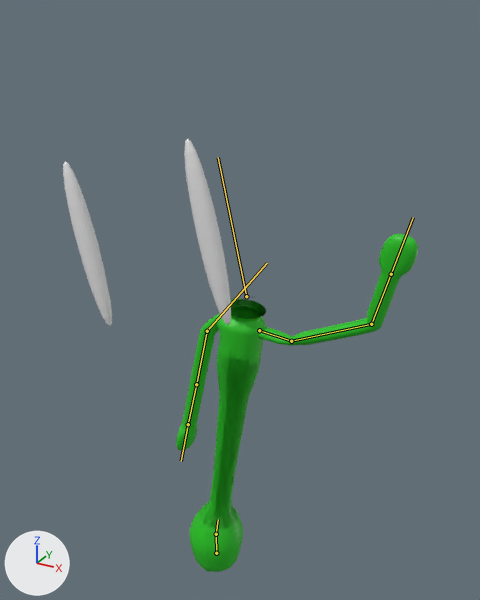
The FBX model PrOUJETO/Assets/Arte/FireFlySprout_02.fbx, before and after one commit.
Both versions are drawn from a 50 mm lens placed at (2.38, -3.89, 3.41), pointed at (0.18, 0.11, 1.41). Every picture has the same lights, and +X, +Y and +Z are marked at lower left. Both versions are drawn at frame 1 of the action 'Armature|Hi_Menu'; the numbers are the values there. The bones that bend it are drawn over the model as lines.

In view in the first picture: 'BaseBody', 'Sphere'.
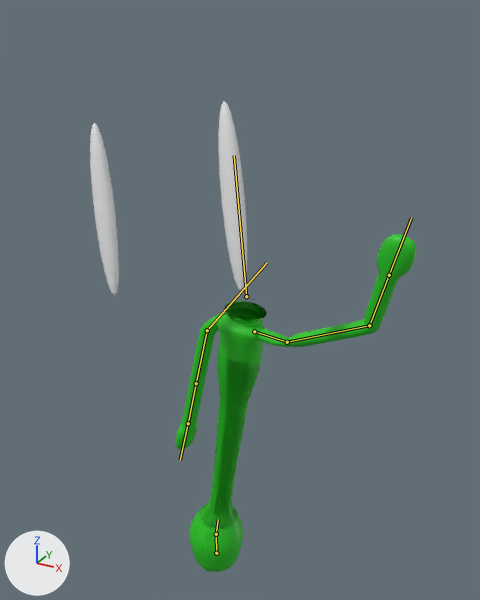
The edits, one by one:
Bone 'Head' (bone_head) turns from (0, 1, 13) to (-11, 6, 11) degrees about its own x, y and z.
Bone 'OmbroEsquerdo' (bone_ombroesquerdo) moves from (0.506, 0.28, -0.022) to (0.478, 0.287, 0.076).
Bone 'OmbroEsquerdo' (bone_ombroesquerdo) is rescaled from (0.82, 1.11, 1.11) to (0.81, 1.11, 1.11).
Bone 'BraçoDireito' (bone_braçodireito) moves from (-0.017, -0.307, -0.61) to (-0.018, -0.306, -0.606).
Bone 'BraçoDireito' (bone_braçodireito) is rescaled from (1.11, 0.82, 1.11) to (1.11, 0.81, 1.11).

Location of each change, (x1, y1, x2, y2) in pixels of the pictures (480 x 600 px):
'BaseBody', posed
    before: (176, 234, 418, 572)
    after: (176, 234, 416, 572)
'Sphere', posed (7% narrower)
    before: (63, 139, 231, 326)
    after: (90, 101, 247, 296)
bone 'Head', root to tip
    before: (246, 296) to (218, 157)
    after: (246, 296) to (234, 155)
bone 'OmbroEsquerdo', root to tip
    before: (259, 330) to (291, 341)
    after: (254, 331) to (287, 342)
bone 'BraçoDireito', root to tip
    before: (207, 331) to (196, 384)
    after: (207, 330) to (196, 383)
